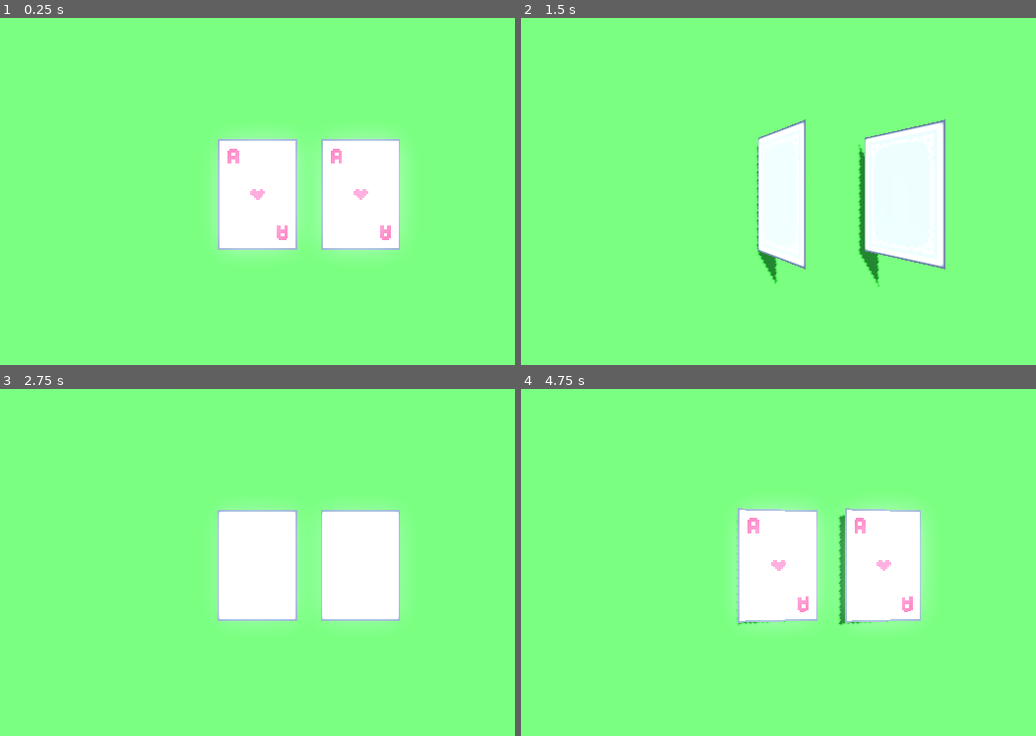
Above: before the commit, frames 1-4 (two rows, left to right).
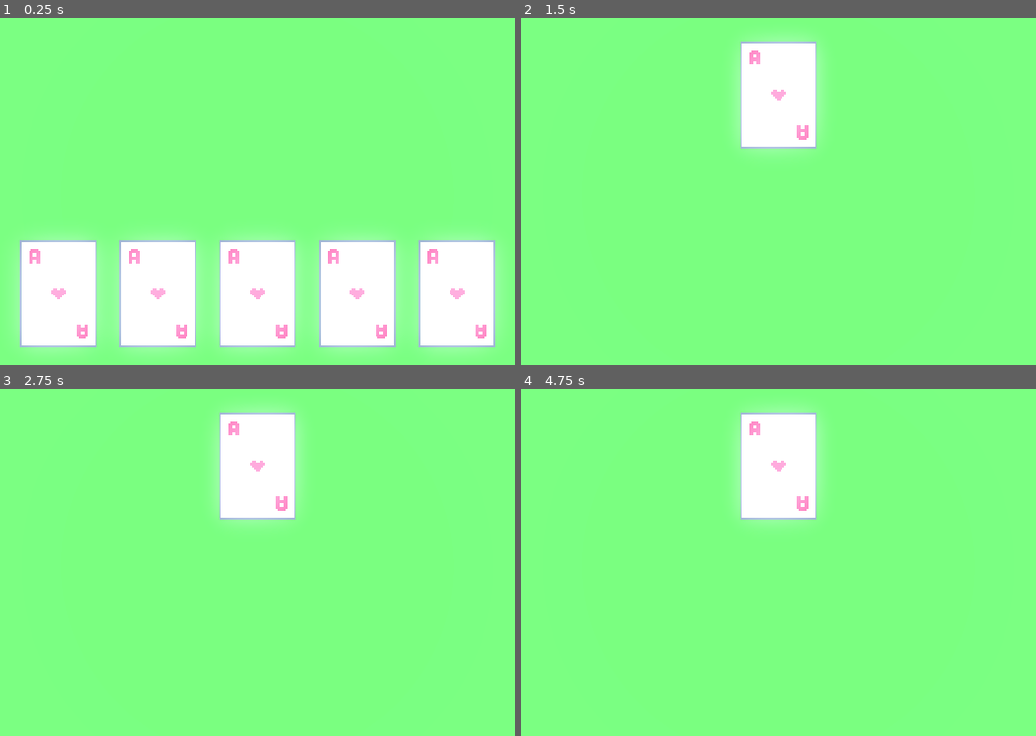
Above: after the commit, the same moments.

Repository: kjerosky/jacks-or-better
Game: Godot game, scene res://game.tscn
Two runs of this game, one before a commit and one after it. Both use one fixed random seed, a clock stepped at 60 frames per second and the inputs below.
Inputs:
- Up to frame 1 (0.25 s): no input
- Up to frame 2 (1.5 s): tap Enter at 0.5 s; tap Space (flip_card, bound only before the commit) at 0.6, 1.35 s
- Up to frame 3 (2.75 s): tap Space (flip_card, bound only before the commit) at 2.1 s
- Up to frame 4 (4.75 s): tap Space (flip_card, bound only before the commit) at 2.85, 3.6, 4.35 s

The runs differ from the first frame. In frame 1, 35% of the frame differs, in the area x 3-97%, y 33-97%; in frame 2, 14%; in frame 3, 14%; in frame 4, 15%.

Commit message:
Implement sliding card to a destination

Diff:
--- a/card.gd
+++ b/card.gd
@@ -6,6 +6,7 @@
 var face_material : StandardMaterial3D
 
 var is_flipping = false
+var is_sliding = false
 
 static var half_flip_position_offset := Vector3(0, 2, 0)
 static var half_flip_seconds := 0.2
@@ -13,27 +14,52 @@
 static var face_down_quaternion := Quaternion.from_euler(Vector3(0, 0, deg_to_rad(-180)))
 static var half_flip_quaternion := Quaternion.from_euler(Vector3(0, 0, deg_to_rad(-90)))
 
+static var rotate_before_slide_seconds := 0.1
+static var slide_move_seconds := 0.25
 
 func _ready():
 	face_material = face_mesh.get_active_material(0)
 	#face_material.uv1_offset.x = face_value * 0.5
 
 func _process(_delta):
-	if Input.is_action_just_pressed("flip_card") and not is_flipping:
-		is_flipping = true
+	if Input.is_action_just_pressed("TEMP_action") and not is_sliding:
+		slide_to(Vector3(0, position.y, -3.25))
 
-		var facing_quaternion = face_up_quaternion
-		if quaternion == face_up_quaternion:
-			facing_quaternion = face_down_quaternion
+func flip():
+	if is_flipping:
+		return
 
-		var start_position = position;
+	is_flipping = true
 
-		var flip_tween := create_tween()
-		flip_tween.set_parallel(true)
-		flip_tween.tween_property(self, "quaternion", half_flip_quaternion, half_flip_seconds)
-		flip_tween.tween_property(self, "position", start_position + half_flip_position_offset, half_flip_seconds)
-		flip_tween.chain()
-		flip_tween.tween_property(self, "quaternion", facing_quaternion, half_flip_seconds)
-		flip_tween.tween_property(self, "position", start_position, half_flip_seconds)
-		flip_tween.chain()
-		flip_tween.tween_callback(func(): is_flipping = false)
+	var facing_quaternion = face_up_quaternion
+	if quaternion == face_up_quaternion:
+		facing_quaternion = face_down_quaternion
+
+	var start_position = position;
+
+	var flip_tween := create_tween()
+	flip_tween.set_parallel(true)
+	flip_tween.tween_property(self, "quaternion", half_flip_quaternion, half_flip_seconds)
+	flip_tween.tween_property(self, "position", start_position + half_flip_position_offset, half_flip_seconds)
+	flip_tween.chain()
+	flip_tween.tween_property(self, "quaternion", facing_quaternion, half_flip_seconds)
+	flip_tween.tween_property(self, "position", start_position, half_flip_seconds)
+	flip_tween.chain()
+	flip_tween.tween_callback(func(): is_flipping = false)
+
+func slide_to(destination: Vector3):
+	if is_sliding:
+		return
+
+	is_sliding = true
+
+	var direction_to_destination := global_position.direction_to(destination)
+	var angle_y_to_destination = Vector3.FORWARD.signed_angle_to(direction_to_destination, Vector3.UP)
+	var facing_dealer_quaternion := Quaternion.from_euler(Vector3(0, angle_y_to_destination, 0))
+
+	var slide_tween := create_tween()
+	slide_tween.set_parallel(true)
+	slide_tween.tween_property(self, "quaternion", facing_dealer_quaternion, rotate_before_slide_seconds).set_ease(Tween.EASE_IN_OUT).set_trans(Tween.TRANS_QUAD)
+	slide_tween.tween_property(self, "position", destination, slide_move_seconds).set_ease(Tween.EASE_IN_OUT).set_trans(Tween.TRANS_QUAD)
+	slide_tween.chain()
+	slide_tween.tween_callback(func(): is_sliding = false)
--- a/game.tscn
+++ b/game.tscn
@@ -32,13 +32,25 @@
 shadow_enabled = true
 
 [node name="Camera3D" type="Camera3D" parent="."]
-transform = Transform3D(1, 0, 0, 0, -2.50326e-08, 1, 0, -1, -2.50326e-08, 0, 9.23792, 0)
+transform = Transform3D(1, 0, 0, 0, -2.50326e-08, 1, 0, -1, -2.50326e-08, 2.08165e-12, 9.5, 2.08165e-12)
 
 [node name="TableTop" type="MeshInstance3D" parent="."]
 mesh = SubResource("PlaneMesh_y32nr")
 
 [node name="Card1" parent="." instance=ExtResource("1_7acmb")]
-transform = Transform3D(1, 0, 0, 0, 1, 0, 0, 0, 1, 0, 0.1, 0)
+transform = Transform3D(1, 0, 0, 0, 1, 0, 0, 0, 1, -6.5, 0.1, 3.25)
 
 [node name="Card2" parent="." instance=ExtResource("1_7acmb")]
-transform = Transform3D(1, 0, 0, 0, 1, 0, 0, 0, 1, 3.27275, 0.1, 0)
+transform = Transform3D(1, 0, 0, 0, 1, 0, 0, 0, 1, -3.25, 0.1, 3.25)
+
+[node name="Card3" parent="." node_paths=PackedStringArray("face_mesh") instance=ExtResource("1_7acmb")]
+transform = Transform3D(1, 0, 0, 0, 1, 0, 0, 0, 1, 2.08165e-12, 0.1, 3.25)
+face_mesh = NodePath("../Card1/Front")
+
+[node name="Card4" parent="." node_paths=PackedStringArray("face_mesh") instance=ExtResource("1_7acmb")]
+transform = Transform3D(1, 0, 0, 0, 1, 0, 0, 0, 1, 3.25, 0.1, 3.25)
+face_mesh = NodePath("../Card2/Front")
+
+[node name="Card5" parent="." node_paths=PackedStringArray("face_mesh") instance=ExtResource("1_7acmb")]
+transform = Transform3D(1, 0, 0, 0, 1, 0, 0, 0, 1, 6.5, 0.1, 3.25)
+face_mesh = NodePath("../Card1/Front")
--- a/project.godot
+++ b/project.godot
@@ -17,7 +17,7 @@
 
 [input]
 
-flip_card={
+TEMP_action={
 "deadzone": 0.5,
 "events": [Object(InputEventKey,"resource_local_to_scene":false,"resource_name":"","device":-1,"window_id":0,"alt_pressed":false,"shift_pressed":false,"ctrl_pressed":false,"meta_pressed":false,"pressed":false,"keycode":0,"physical_keycode":32,"key_label":0,"unicode":32,"echo":false,"script":null)
 ]
